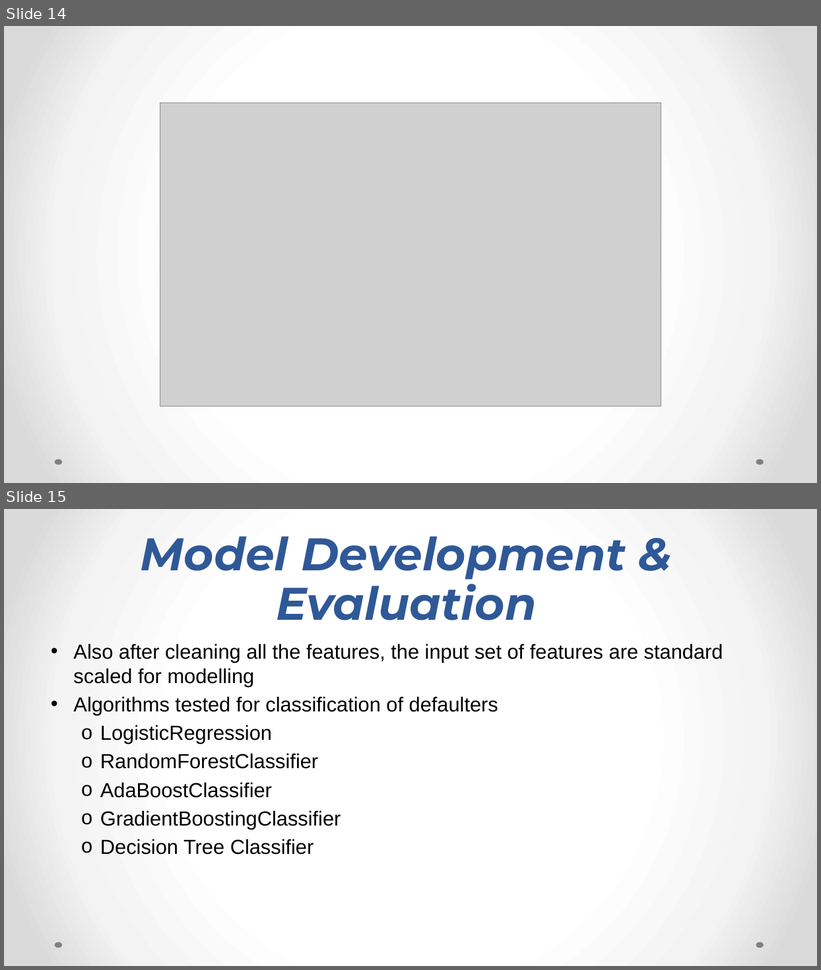
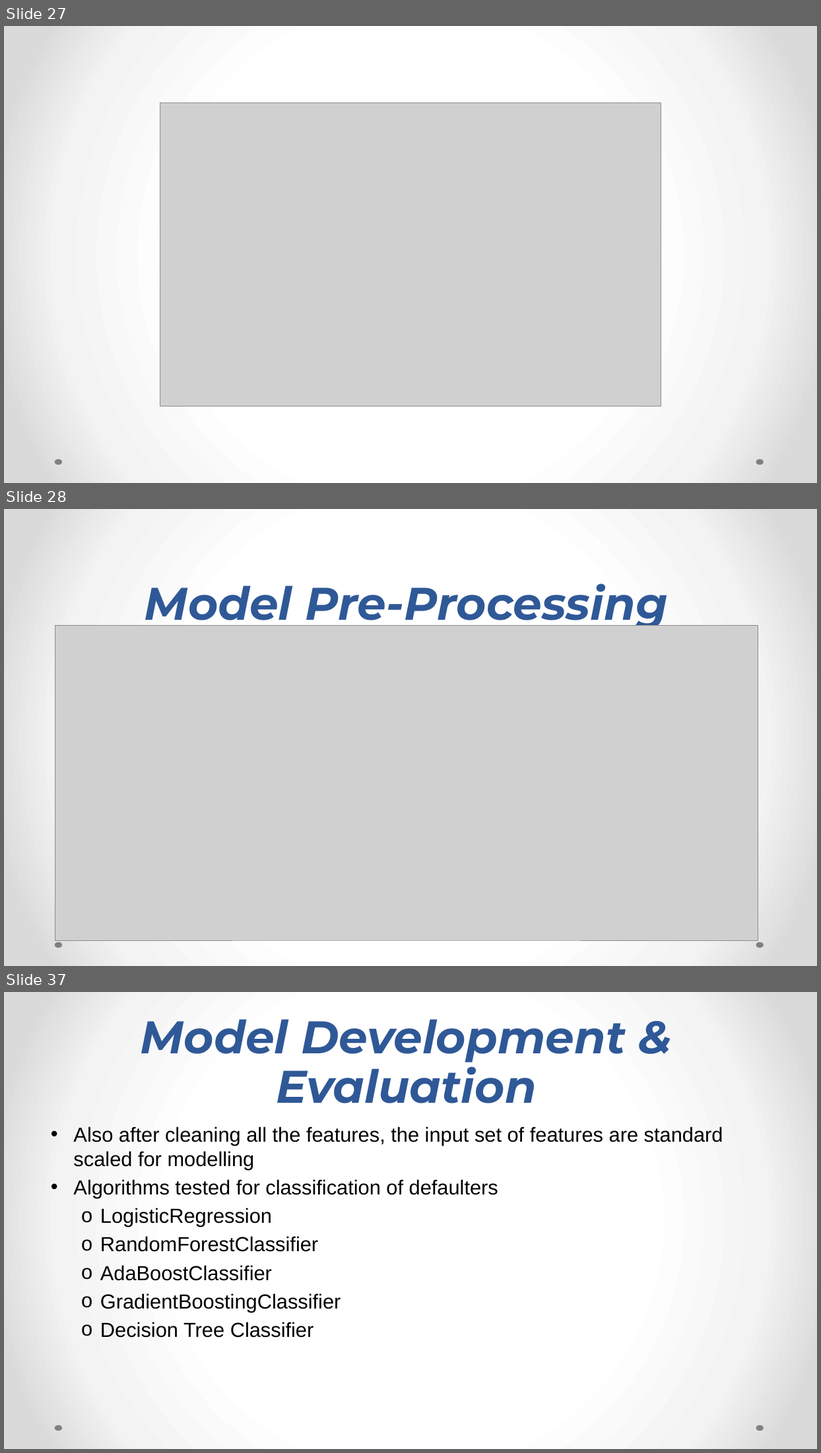
Before and after one commit to shubhamsahu3477/FlipRobo-Micro-Credit-Loan-Defaulter, a slide deck: Micro Credit Loan Defaulter.pptx. Shown one above the other, each under a label of ours: slides 14 and 15 before the commit, slides 27, 28 and 37 after it; the slides between them are not shown. The pictures are 821x970 and 821x1453 pixels, drawn with LibreOffice and Linux fonts; fonts in the diff are those of the drawing; grey boxes stand for pictures. Boxes give left, top, right and bottom in pixels: in the first picture for what was removed or moved away, otherwise in the second. Text is boxed around its words. In the diff, an @@ line names an element or a change of style, - is before the commit and + after.

```diff
--- a/Micro Credit Loan Defaulter.pptx
+++ b/Micro Credit Loan Defaulter.pptx
@@ slide 28 added at [4,509,817,966], background gradient #FFFFFF to #F4F4F4 to #DADADA; not listed: 2 template elements that a slide beside it also shows @@
@@ title added at [145,584,668,630], 54 pt, text #2F5897, bold, italic @@
+Model Pre-Processing
@@ picture added at [55,626,758,941] @@
@@ what was slide 14 is now slide 27 @@
@@ what was slide 15 is now slide 37 @@
```
Also in this commit, not shown: 1 slide changed, 34 other slides added, 1 other file.
